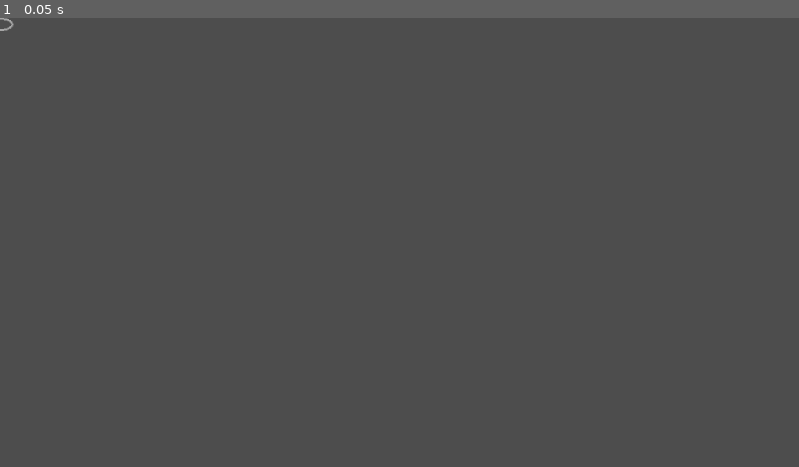
Above: before the commit, frame 1.
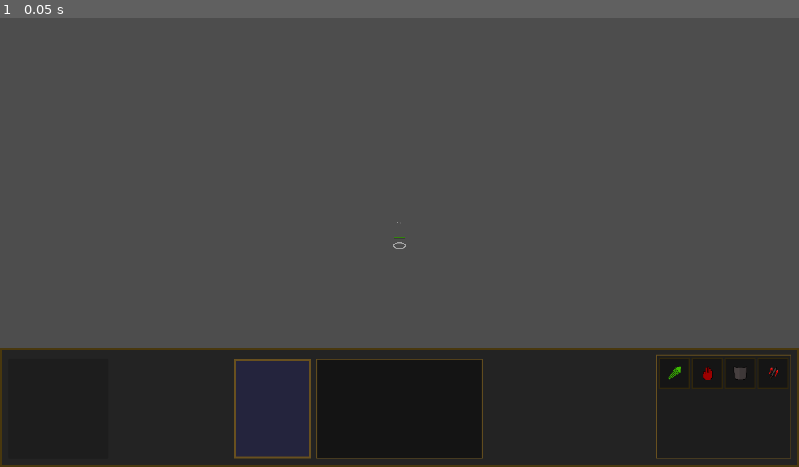
Above: after the commit, the same moment.

Repository: Matobro/skeletors
Game: Godot game, scene res://RTS-System/Entities/Data/Hero.tscn
Two runs of this game, one before a commit and one after it. Both use one fixed random seed, a clock stepped at 60 frames per second and the inputs below. This scene is started directly instead of the project's main scene.
Inputs:
- Up to frame 1 (0.05 s): no input

The runs differ from the first frame. In frame 1, 27% of the frame differs, in the area x 0-100%, y 0-100%.
Error after the commit: Invalid assignment of property or key 'player_input' with value of type 'Node2D (PlayerInput.gd)' on a base object of type 'null instance'. (res://RTS-System/E…

Commit message:
fixing attack_move + performance fixes
Added 'time budget' for processing paths so fps shouldnt spike too much with many units

Diff:
--- a/Dev/TestScene.tscn
+++ b/Dev/TestScene.tscn
@@ -1,6 +1,5 @@
-[gd_scene load_steps=12 format=4 uid="uid://dv3rvon240ulo"]
-
-[ext_resource type="Script" uid="uid://30hv0rapwc73" path="res://RTS-System/Entities/Data/GameManager.gd" id="1_lmhu4"]
+[gd_scene load_steps=11 format=4 uid="uid://dv3rvon240ulo"]
+
 [ext_resource type="Script" uid="uid://cyy8ru024m6fd" path="res://Dev/Tools/DevSpawnUnit.gd" id="2_1r4kt"]
 [ext_resource type="Script" uid="uid://b4hen6yn0dyic" path="res://Dev/Fps.gd" id="3_fmrvc"]
 [ext_resource type="Texture2D" uid="uid://cbbfeajwrgr1c" path="res://RTS-System/Terrain/Tilesets/Test_Ground_Tile.png" id="4_wjqvk"]
@@ -48,7 +47,6 @@
 
 [node name="World" type="Node2D"]
 y_sort_enabled = true
-script = ExtResource("1_lmhu4")
 
 [node name="DevSpawnUnit" type="Node2D" parent="."]
 script = ExtResource("2_1r4kt")
--- a/Dev/Tools/DevSpawnUnit.gd
+++ b/Dev/Tools/DevSpawnUnit.gd
@@ -25,7 +25,6 @@
 
 
 func init_node() -> void:
-	manager = get_parent()
 	unit_list = $"../CanvasLayer/DevBox/VBoxContainer/OptionButton"
 	spawn_button = $"../CanvasLayer/DevBox/VBoxContainer/Button"
 	spawn_visual = $"../CanvasLayer/TextureRect"
@@ -66,7 +65,7 @@
 
 
 func spawn_unit(data):
-	if !manager.get_player(owner_id):
+	if !PlayerManager.get_player(owner_id):
 		push_warning("Player: ", owner_id, " does not exist")
 		finish_spawn()
 		return
--- a/Dev/Tools/SpatialGridDebugRenderer.gd
+++ b/Dev/Tools/SpatialGridDebugRenderer.gd
@@ -89,7 +89,7 @@
 		draw_rect(Rect2(_top_left, size), Color.GREEN, false)
 
 	if SpatialGrid.debug_grid_enabled:
-		var manager = get_tree().current_scene
+		var manager = PlayerManager
 		var cam = manager.players[1].player_camera
 
 		var screen_size = get_viewport().get_visible_rect().size
--- a/Game/Data/Main/UnitHandler.gd
+++ b/Game/Data/Main/UnitHandler.gd
@@ -29,9 +29,13 @@
 		units_by_player[unit.owner_id].erase(unit)
 
 func _on_unit_died(unit):
-	print("SIGNAL LOLL")
 	unregister_unit(unit)
 	emit_signal("unit_died", unit)
 
+	if unit.owner_id == 10:
+		for player in PlayerManager.get_all_players():
+			if player.player_id != 10 and player.hero:
+				player.hero.get_xp(unit.data.stats.xp_yield)
+
 func get_units_by_player(owner_id):
 	return units_by_player.get(owner_id, [])
--- a/RTS-System/AI/Generic/UnitAI.gd
+++ b/RTS-System/AI/Generic/UnitAI.gd
@@ -2,7 +2,7 @@
 
 class_name UnitAI
 
-signal command_completed(command_type)
+signal command_completed(command_type, fallback_command)
 
 var current_command = null
 var fallback_command = null
@@ -16,8 +16,11 @@
 var path_requested: bool = false
 var current_path_request_id = 0
 
-var last_requested_path := {"start": Vector2.INF, "end": Vector2.INF}
+var last_requested_path := {"start": Vector2.INF, "end": Vector2.INF, "status": "none"}
 var last_requested_target := Vector2.ZERO
+
+var path_timeout_timer = 0.0
+const PATH_REQUEST_TIMEOUT = 1.0
 
 ### Stuck stuff ###
 var stuck_check_timer: float = 0.0
@@ -52,6 +55,7 @@
 		"Attack_move": color = Color.DARK_RED
 		_: color = Color.WHITE
 	devstate.add_theme_color_override("font_color", color)
+
 func _on_command_issued(_command_type, _target, _position, is_queued):
 	if !is_queued:
 		_process_next_command()
@@ -67,7 +71,7 @@
 	current_command = next_command
 	parent.command_component.pop_next_command()
 
-	emit_signal("command_completed", current_command.type)
+	emit_signal("command_completed", current_command.type, fallback_command)
 
 	match current_command.type:
 		"Move":
@@ -78,6 +82,8 @@
 			set_state("Attack_move")
 		"Stop":
 			set_state("Stop")
+		"Hold":
+			set_state("Hold")
 		_:
 			set_state("Idle")
 
@@ -106,6 +112,7 @@
 func request_path():
 	current_path_request_id += 1
 	path_requested = true
+	path_timeout_timer = 0.0
 	SpatialGrid.queue_unit_for_path(parent, current_path_request_id, current_command.target_unit)
 	SpatialGridDebugRenderer._delete_path(parent)
 
@@ -127,11 +134,25 @@
 	path = new_path
 	path_index = 0
 	path_requested = false
+	path_timeout_timer = 0.0
+
+	set_meta("last_requested_path", {
+		"start": parent.global_position,
+		"end": current_command.target_position if current_command != null else parent.global_position,
+		"status": "received"
+	})
 
 	#DEBUG
 	SpatialGridDebugRenderer._receive_path(unit, path)
 
-func _follow_path(_delta):
+func _follow_path(delta):
+	if path_requested:
+		path_timeout_timer += delta
+		if path_timeout_timer > PATH_REQUEST_TIMEOUT:
+			print("Timeout waiting for path. Retrying...")
+			request_path()
+			path_timeout_timer = 0.0
+
 	if path.size() <= 0:
 		return
 
@@ -153,12 +174,13 @@
 		var dir = distance_to_target.normalized()
 		var separation = apply_separation_force()
 		var final_direction = (dir + separation * 0.25).normalized()
-		parent.velocity = final_direction * parent.get_stat("movement_speed")
+		var desired_velocity = final_direction * parent.get_stat("movement_speed")
+		parent.velocity = parent.velocity.lerp(desired_velocity, 0.3) # the magic number is "acceleration", high values introduce jittering, low values makes units floaty
 		parent.move_and_slide()
 		parent.handle_orientation(final_direction)
 
 		# Stuck detection
-		stuck_check_timer += _delta
+		stuck_check_timer += delta
 
 		if last_position == Vector2.INF:
 			last_position = parent.global_position
@@ -167,9 +189,10 @@
 			var moved_distance = parent.global_position.distance_to(last_position)
 			if moved_distance < STUCK_DISTANCE_THRESHOLD:
 				print("Unit seems stuck. Requesting new path.")
-				request_path()
-				stuck_check_timer = 0.0
-				last_position = parent.global_position
+				if !path_requested:
+					request_path()
+					stuck_check_timer = 0.0
+					last_position = parent.global_position
 			else:
 				# Reset timer and last position if progress was made
 				stuck_check_timer = 0.0
--- a/RTS-System/AI/Generic/UnitAIStates/AttackMoveState.gd
+++ b/RTS-System/AI/Generic/UnitAIStates/AttackMoveState.gd
@@ -24,8 +24,16 @@
 		ai.aggro_check_timer = 0.0
 		var enemy = parent.closest_enemy_in_aggro_range()
 		if enemy != null:
-			ai.fallback_command = ai.current_command
-			parent.command_component.issue_command("Attack", enemy, enemy.global_position, false, parent.owner_id)
+			if ai.fallback_command == null:
+				ai.fallback_command = ai.current_command
+			parent.command_component.insert_command_at_front({
+				"type": "Attack",
+				"target_unit": enemy,
+				"target_position": enemy.global_position,
+				"shared_path": [],
+				"offset": Vector2.ZERO
+			})
+			ai.set_state("Aggro")
 			return
 
 	if ai.path.size() <= 0:
--- a/RTS-System/Commands/Scripts/CommandHolder.gd
+++ b/RTS-System/Commands/Scripts/CommandHolder.gd
@@ -11,6 +11,11 @@
 var current_point = null
 
 var max_commands: int = 5
+
+func _on_command_completed(command_type, fallback_command):
+	if command_type == "Attack":
+		if fallback_command != null:
+			insert_command_at_front(fallback_command)
 
 func issue_command(command_type: String, target, position: Vector2, is_queued: bool, player_id: int, shared_path: PackedVector2Array = [], offset: Vector2 = Vector2.ZERO):
 	if player_id != unit.owner_id:
@@ -39,6 +44,9 @@
 	show_command_visual(command_type, position)
 	add_rally_point(command_type, position, is_queued)
 	emit_signal("command_issued", command_type, target, position, is_queued)
+
+func insert_command_at_front(command):
+	queue.insert(0, command)
 
 func add_rally_point(command_type: String, pos, is_queued):
 	var rp = commands_data.command_object.instantiate()
@@ -70,9 +78,6 @@
 		sprite_frames = null
 
 	visual.init_node(sprite_frames, true)
-
-func _on_command_completed(_command_type):
-	pass
 
 func get_next_command():
 	if queue.size() > 0:
--- a/RTS-System/Entities/Data/GameManager.gd
+++ b/RTS-System/Entities/Data/PlayerManager.gd
@@ -1,8 +1,8 @@
 extends Node
 
-@onready var dev_spawner = $"DevSpawnUnit"
+var dev_spawner = null
+
 var player_scene = preload("res://RTS-System/Player/PlayerObject.tscn")
-var all_units = []
 
 var players_to_spawn = [
 	{ "id": 1, "is_ai": false, "hero": null },
@@ -13,24 +13,20 @@
 
 ### INIT ###
 func _ready() -> void:
+	await get_tree().process_frame
+
+	dev_spawner = get_node("/root/World/DevSpawnUnit")
 	spawn_players()
+
 	await get_tree().process_frame
+
+	for player in get_all_players():
+		print("Player ID: ", player.player_id)
+
 	dev_spawner.player_input = get_player(1).player_input
 	dev_spawner.init_node()
 
 ### INIT END ###
-
-### Unit ###
-func _on_unit_created(unit):
-	all_units.append(unit)
-
-func _on_unit_died(unit):
-	all_units.erase(unit)
-	if unit.owner_id == 10:
-		for player in get_all_players():
-			if player.player_id != 10 and player.hero:
-				player.hero.get_xp(unit.data.stats.xp_yield)
-### Unit End
 
 ### Player ###
 func spawn_players():
--- a/RTS-System/Entities/Data/Unit.gd
+++ b/RTS-System/Entities/Data/Unit.gd
@@ -36,8 +36,6 @@
 signal died(unit)
 
 func init_unit():
-	print("Unit.init_unit() called for:", self)
-
 	data = data.duplicate()
 	await get_tree().process_frame
 
--- a/RTS-System/Map/AStarManager.gd
+++ b/RTS-System/Map/AStarManager.gd
@@ -84,7 +84,6 @@
 	print("Finding path...")
 
 	var start_cell = grid_manager._get_cell_coords(start_pos)
-	print("Cell coords:", start_cell)
 	start_cell = _get_nearest_free_cell(start_pos)
 
 	var end_cell: Vector2
@@ -116,8 +115,6 @@
 		end_cell = _get_nearest_free_cell(end_pos)
 
 	var start_id = grid_manager._get_cell_id(start_cell)
-	print("Start point id:", start_id)
-	print("Start point pos (AStar):", astar.get_point_position(start_id))
 	var end_id = grid_manager._get_cell_id(end_cell)
 
 	if not astar.has_point(start_id):
@@ -134,15 +131,11 @@
 	for id in raw_path:
 		var grid_pos = astar.get_point_position(id)
 
-		var cell_x = floor(grid_pos.x / grid_manager.cell_size) - grid_manager.half_width
-		var cell_y = floor(grid_pos.y / grid_manager.cell_size) - grid_manager.half_height
-		print("Path cell:", Vector2(cell_x, cell_y))
-
 		var world_pos = grid_pos - Vector2(grid_manager.half_width, grid_manager.half_height) * grid_manager.cell_size
 		world_path.append(world_pos)
 
 	if world_path.size() > 0:
-		print("Path (to target or neighbor) generated: ", world_path)
+		print("Path generated, points: ", world_path.size())
 		world_path[0] = start_pos
 		return smooth_path(world_path)
 	else:
@@ -168,7 +161,7 @@
 				found = true
 				break
 		if not found:
-			# Shouldn’t really happen unless something breaks
+			# Shouldnt really happen unless something breaks
 			current_index += 1
 			smoothed.append(path[current_index])
 
@@ -201,6 +194,7 @@
 			return false
 
 	return true
+
 func _get_nearest_free_cell(pos: Vector2) -> Vector2:
 	var center = grid_manager._get_cell_coords(pos)
 	var max_search = 10  # search radius
@@ -215,7 +209,7 @@
 func get_units_around(position: Vector2, radius: float = 32.0) -> Array:
 	var units_in_radius := []
 
-	# Use your _get_cells_covered to get all cells overlapping the radius
+	# Use _get_cells_covered to get all cells overlapping the radius
 	var cells = grid_manager._get_cells_covered(position, radius)
 
 	for cell in cells:
--- a/RTS-System/Map/MapController.gd
+++ b/RTS-System/Map/MapController.gd
@@ -28,6 +28,8 @@
 	path_request_manager.grid_manager = grid_manager
 
 	astar_manager.build_astar_graph()
+
+	UnitHandler.unit_died.connect(path_request_manager.clear_path_requests_for_unit)
 
 func find_path(start_pos: Vector2, end_pos: Vector2, target_unit = null) -> PackedVector2Array:
 	return astar_manager.find_path(start_pos, end_pos, target_unit)
--- a/RTS-System/Map/PathRequestManager.gd
+++ b/RTS-System/Map/PathRequestManager.gd
@@ -12,13 +12,21 @@
 	var start_pos = unit.global_position
 	var end_pos = unit.state_machine.current_command.target_position if unit.state_machine.current_command != null else start_pos
 
-	var last = unit.get_meta("last_requested_path") if unit.has_meta("last_requested_path") else {"start": Vector2.INF, "end": Vector2.INF}
+	var last = unit.get_meta("last_requested_path") if unit.has_meta("last_requested_path") else {"start": Vector2.INF, "end": Vector2.INF, "status": "none"}
 
-	if last["start"].distance_to(start_pos) < 8 and last["end"].distance_to(end_pos) < 8:
+	if last != null \
+	and last.has("status" \
+	and last["status"] == "queued" ) \
+	and last["start"].distance_to(start_pos) < 8 \
+	and last["end"].distance_to(end_pos) < 8:
 		print("Skipping path request due to close start/end")
 		return  # Same path -> skip
 
-	unit.set_meta("last_requested_path", {"start": start_pos, "end": end_pos})
+	unit.set_meta("last_requested_path", {
+		"start": start_pos,
+		"end": end_pos,
+		"status": "queued"
+		})
 
 	for item in path_queue:
 		if item.unit == unit:
@@ -30,16 +38,33 @@
 		"target_unit": target_unit
 		})
 
+func clear_path_requests_for_unit(unit):
+	path_queue = path_queue.filter(func(item):
+		return item.unit != unit
+		)
+
 func _process(_delta):
-	var count = 0
-	var max_this_frame = 10 if Engine.get_frames_per_second() > 55 else 2
-	while count < max_this_frame and path_queue.size() > 0:
+	var time_budget = 0.5 / Engine.get_frames_per_second()
+	var time_spent = 0.0
+	var start_time = Time.get_ticks_usec()
+
+	while path_queue.size() > 0:
 		var item = path_queue.pop_front()
 		var unit = item.unit
+		if !is_instance_valid(unit):
+			continue
+
 		var target_unit = item.target_unit
 		var request_id = item.request_id
+
+		if target_unit != null and !is_instance_valid(target_unit):
+			target_unit = null
+
 		var start_pos = unit.global_position
 		var end_pos = unit.state_machine.current_command.target_position if unit.state_machine.current_command != null else start_pos
 		var path = astar_manager.find_path(start_pos, end_pos, target_unit)
 		emit_signal("path_ready", unit, path, request_id)
-		count += 1
+
+		time_spent = (Time.get_ticks_usec() - start_time) / 1_000_000.0
+		if time_spent >= time_budget:
+			break
--- a/RTS-System/Map/UnitManager.gd
+++ b/RTS-System/Map/UnitManager.gd
@@ -10,7 +10,6 @@
 	if not units.has(unit):
 		units.append(unit)
 	var radius = unit.unit_scale
-	print("Unit Scale: ", radius)
 	var covered_cells = grid_manager._get_cells_covered(unit.global_position, radius)
 	for cell in covered_cells:
 		if not grid.has(cell):
@@ -33,7 +32,6 @@
 
 func update_unit_position(unit) -> void:
 	var radius = unit.unit_scale
-	print("Unit Scale: ", radius)
 	var old_coords = unit.get_meta("grid_coords")
 	var new_coords = grid_manager._get_cells_covered(unit.global_position, radius)
 	if old_coords != new_coords:
--- a/project.godot
+++ b/project.godot
@@ -22,6 +22,7 @@
 SpatialGrid="*res://RTS-System/Map/MapController.gd"
 UnitHandler="*res://Game/Data/Main/UnitHandler.gd"
 UnitSpawner="*res://Game/WaveSystem/UnitSpawner.gd"
+PlayerManager="*res://RTS-System/Entities/Data/PlayerManager.gd"
 
 [display]
 
Renamed: RTS-System/Entities/Data/GameManager.gd.uid -> RTS-System/Entities/Data/PlayerManager.gd.uid
